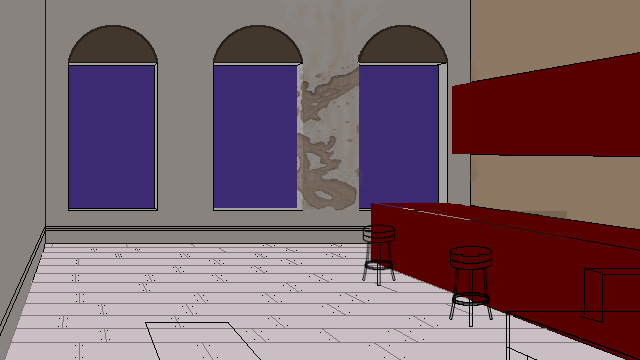
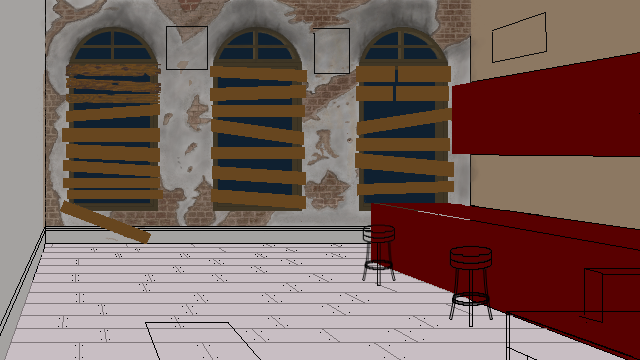
Revision of a layered 640x360 image; what changed, layer by layer:
removed layer "cracks" from group "Base layer" over [157, 57, 359, 226]
renamed "wallboards #1" to "wallshadow", hid it over [0, 0, 567, 360]
added layer "boards" in group "Base layer" over [60, 63, 454, 245]
added layer "window frame" in group "Base layer" over [66, 4, 453, 211]
added layer "tv" in group "Base layer" over [166, 12, 547, 74]
moved "Skirting" above "Walls" over [0, 224, 379, 336]
painted on "Walls" over [35, 0, 486, 242]
painted on "sky" over [69, 63, 447, 210]
